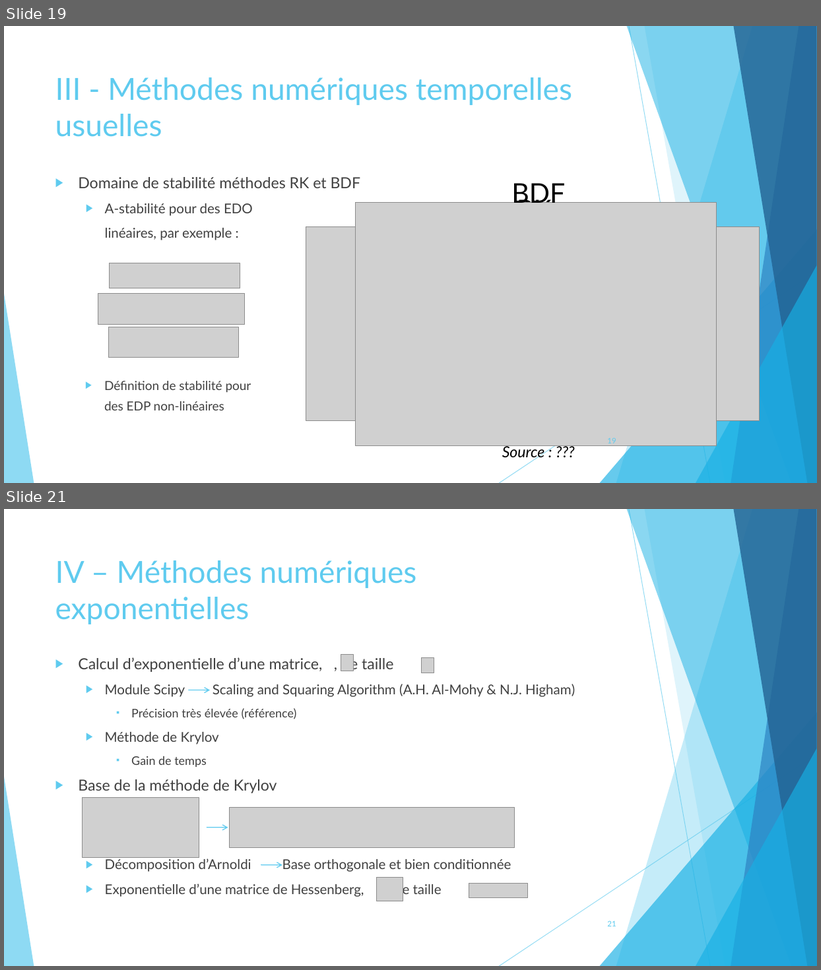
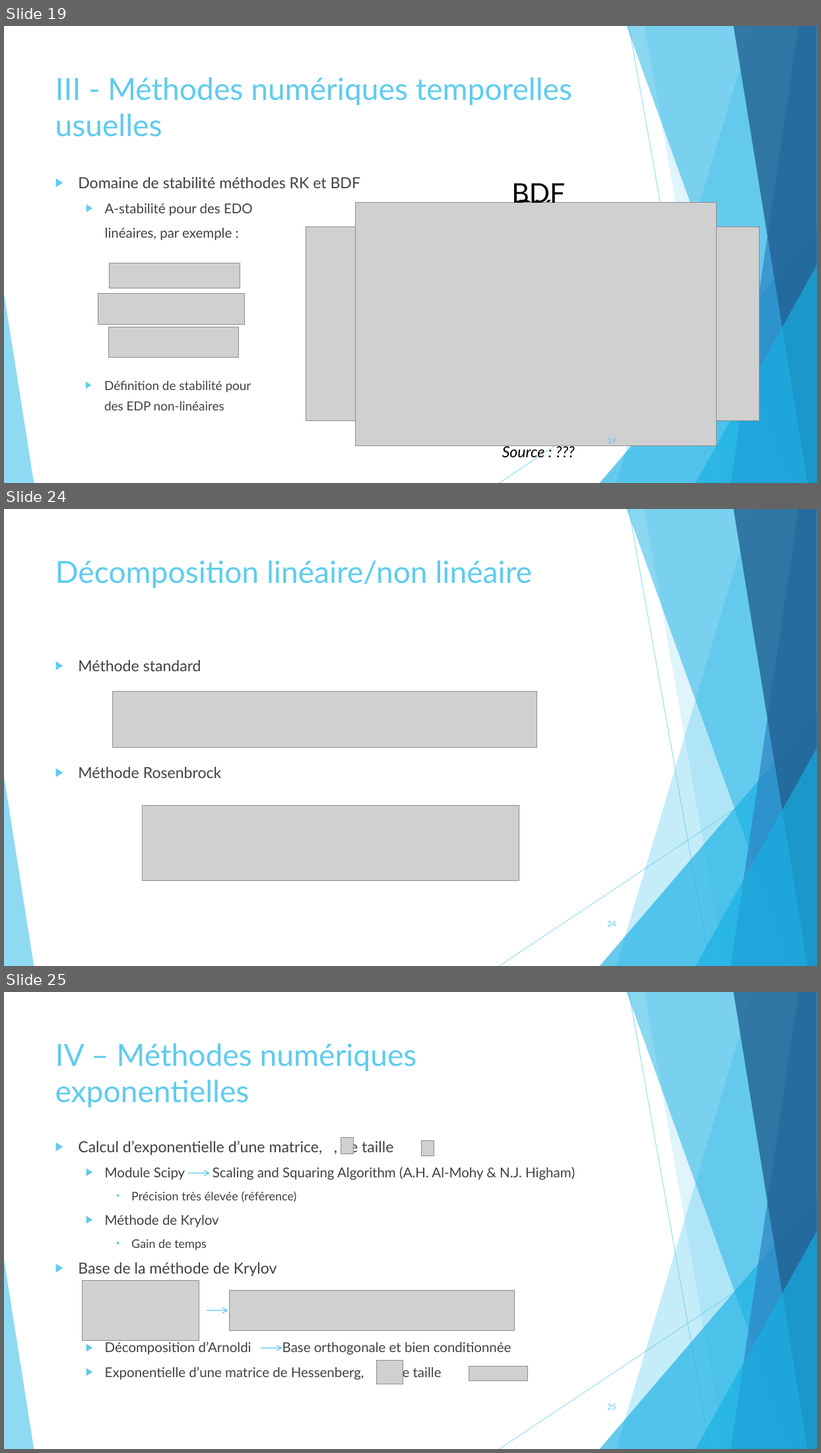
Before and after one commit to pierreXVI/PIE, a slide deck: oral_presentation/Oral_presentation_12_02_2019.pptx. Shown one above the other, each under a label of ours: slides 19 and 21 before the commit, slides 19, 24 and 25 after it; the slides between them are not shown. The pictures are 821x970 and 821x1453 pixels, drawn with LibreOffice and Linux fonts; fonts in the diff are those of the drawing; grey boxes stand for pictures. Boxes give left, top, right and bottom in pixels: in the first picture for what was removed or moved away, otherwise in the second. Text is boxed around its words. In the diff, an @@ line names an element or a change of style, - is before the commit and + after.

```diff
--- a/oral_presentation/Oral_presentation_12_02_2019.pptx
+++ b/oral_presentation/Oral_presentation_12_02_2019.pptx
@@ slide 24 added at box(4, 509, 817, 966), background #FFFFFF; not listed: 10 template elements that a slide beside it also shows @@
@@ title added at box(55, 560, 532, 588), 36 pt, text #5FCBEF @@
+Décomposition linéaire/non linéaire
@@ text added at box(78, 660, 222, 778), 18 pt, text #404040 @@
+▶ Méthode standard
+▶ Méthode Rosenbrock
@@ picture added at box(113, 691, 538, 747) @@
@@ picture added at box(143, 806, 519, 881) @@
@@ page number added at box(607, 921, 616, 927), 9 pt, text #5FCBEF @@
+24
@@ what was slide 21 is now slide 25 @@
@@ page number at box(607, 1404, 616, 1410): text changed @@
-21
+25
```
Also in this commit, not shown: 4 other slides added, 2 slides removed, 12 other files.
